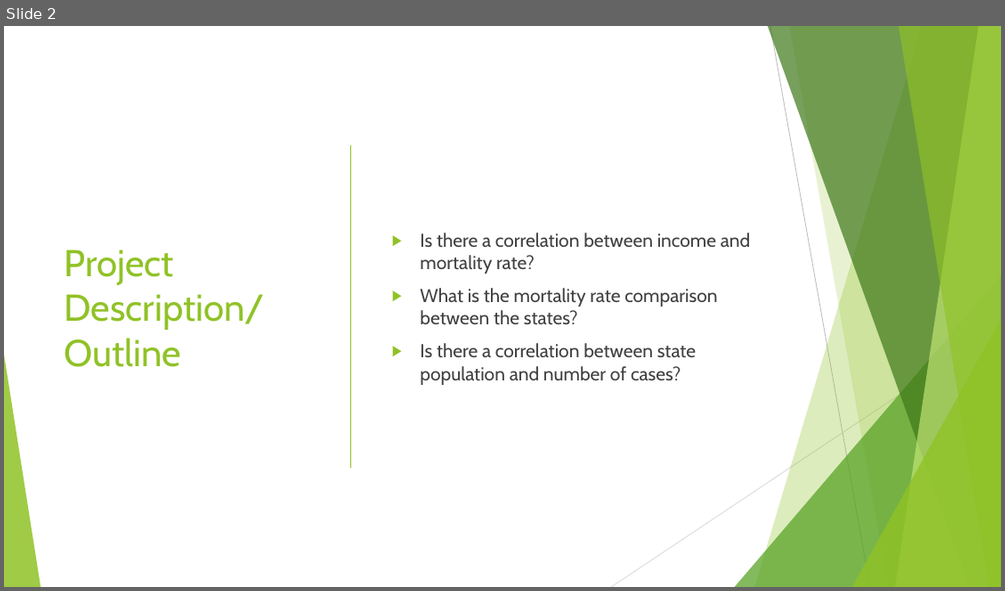
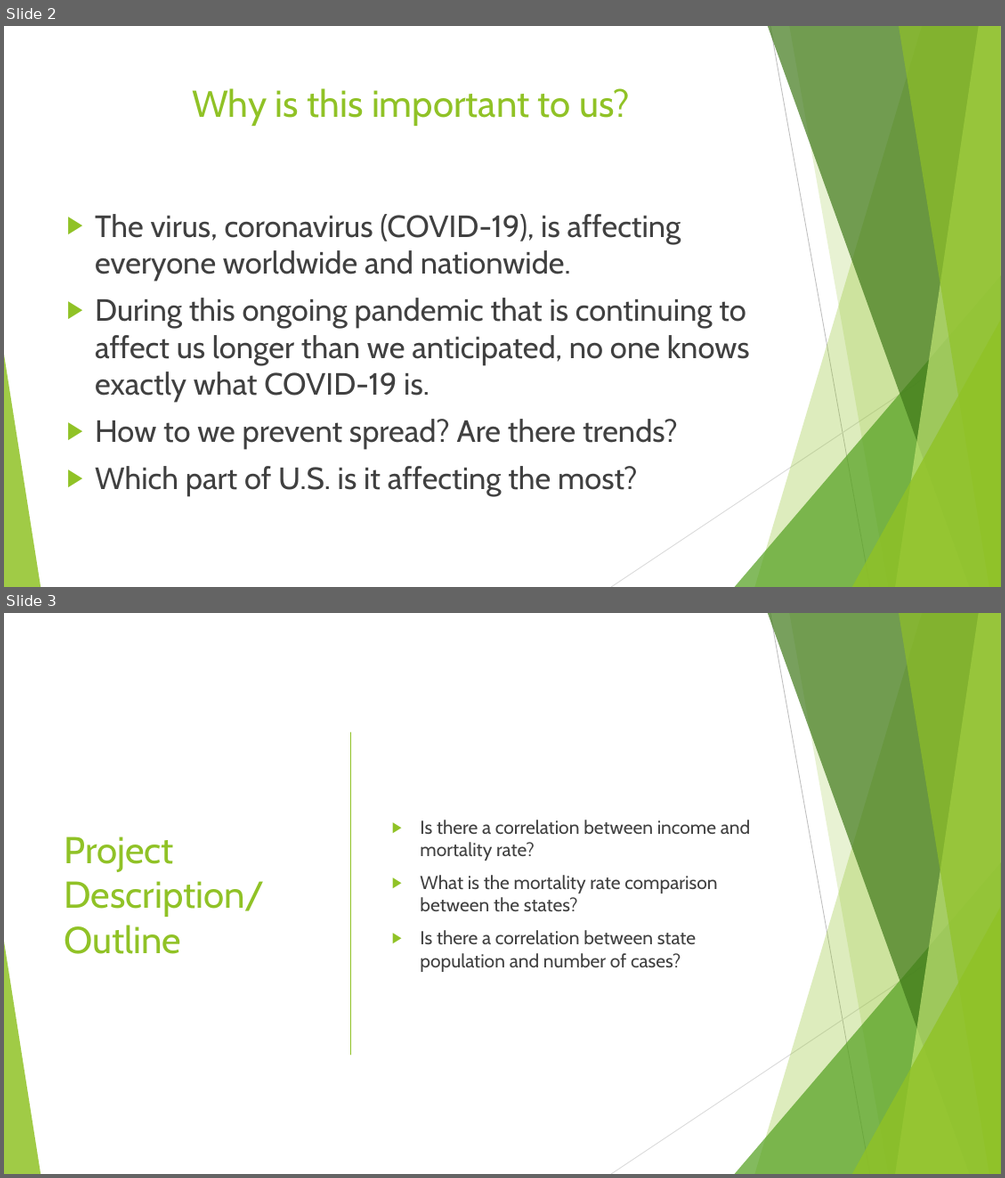
Before and after one commit to ssugiura47/COVID-19, a slide deck: COVID-19 Cases in the United States.pptx. Shown one above the other, each under a label of ours: slide 2 before the commit, slides 2 and 3 after it. The pictures are 1005x591 and 1005x1178 pixels, drawn with LibreOffice and Linux fonts; fonts in the diff are those of the drawing. Boxes give left, top, right and bottom in pixels: in the first picture for what was removed or moved away, otherwise in the second. Text is boxed around its words. In the diff, an @@ line names an element or a change of style, - is before the commit and + after.

```diff
--- a/COVID-19 Cases in the United States.pptx
+++ b/COVID-19 Cases in the United States.pptx
@@ slide 2 added at (4,26,1001,587), background #FFFFFF; not listed: 10 template elements that a slide beside it also shows @@
@@ title added at (192,88,630,126), 36 pt, text #90C226 @@
+Why is this important to us?
@@ text added at (95,214,750,497), 29.6 pt, text #404040 @@
+▶ The virus, coronavirus (COVID-19), is affecting everyone worldwide and nationwide.
+▶ During this ongoing pandemic that is continuing to affect us longer than we anticipated, no one knows exactly what COVID-19 is.
+▶ How to we prevent spread? Are there trends?
+▶ Which part of U.S. is it affecting the most?
@@ what was slide 2 is now slide 3 @@
```
Also in this commit, not shown: 1 slide changed, 1 other slide added.
